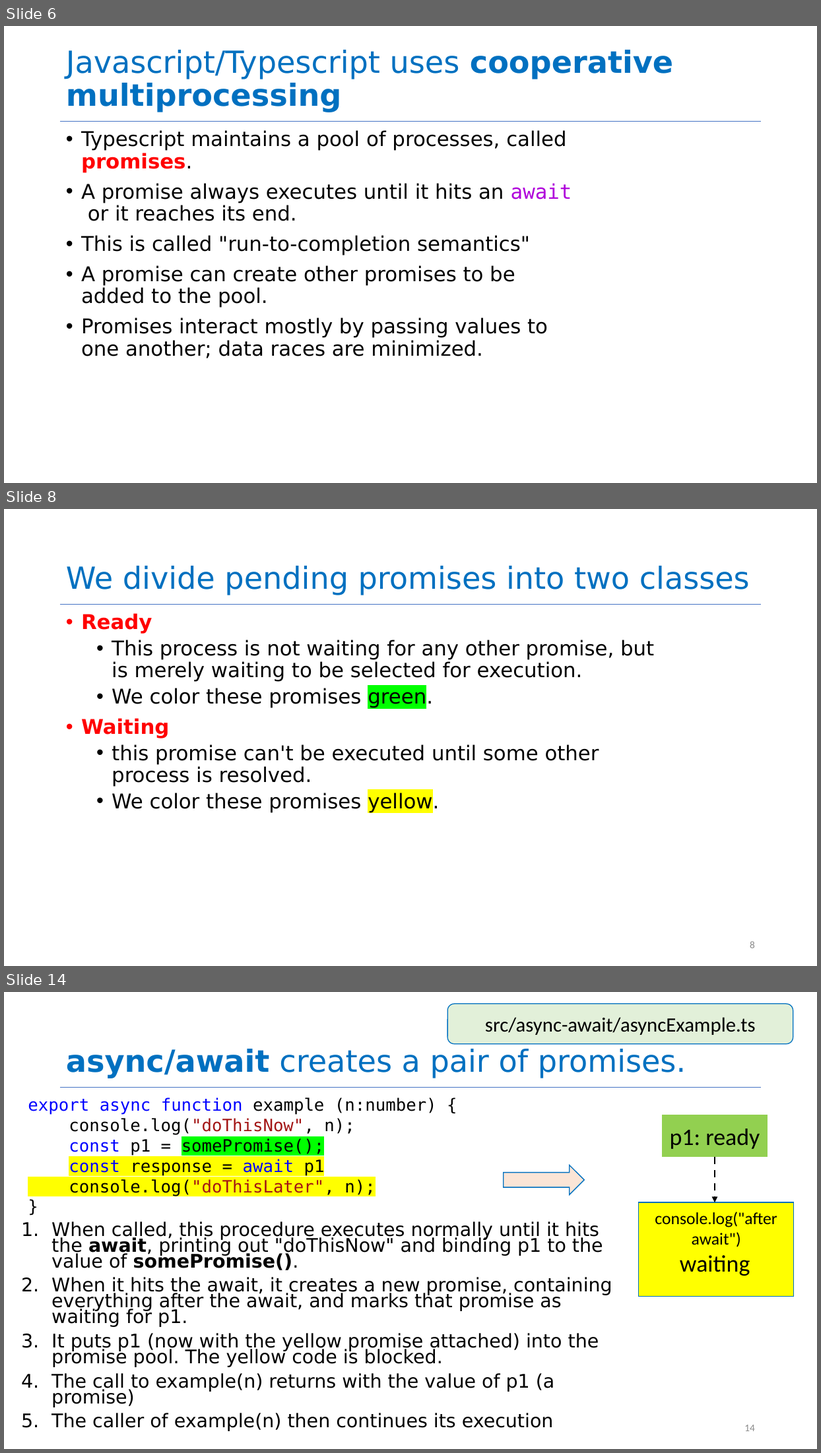
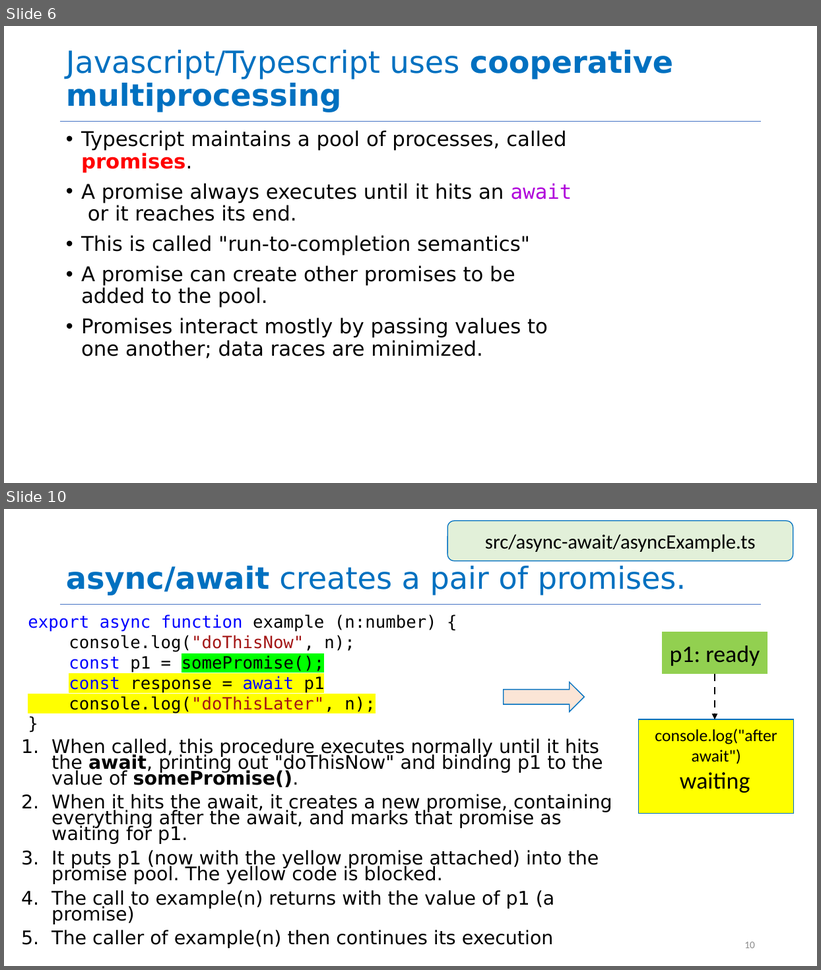
Before and after one commit to neu-se/CS4530-Fall-2024, a slide deck: Slides/Module 06 Concurrency Patterns in Typescript.pptx. Shown one above the other, each under a label of ours: slides 6, 8 and 14 before the commit, slides 6 and 10 after it; the slides between them are not shown. The pictures are 821x1453 and 821x970 pixels, drawn with LibreOffice and Linux fonts; fonts in the diff are those of the drawing. Boxes give left, top, right and bottom in pixels: in the first picture for what was removed or moved away, otherwise in the second. Text is boxed around its words. In the diff, an @@ line names an element or a change of style, - is before the commit and + after.

```diff
--- a/Slides/Module 06 Concurrency Patterns in Typescript.pptx
+++ b/Slides/Module 06 Concurrency Patterns in Typescript.pptx
@@ slide 8 removed at <box>4,509,817,966</box>, background #FFFFFF; not listed: 1 template element that a slide beside it also shows @@
@@ title removed at <box>66,566,750,595</box> @@
-We divide pending promises into two classes
@@ text removed at <box>81,613,654,813</box> @@
-• Ready
-  • This process is not waiting for any other promise, but is merely waiting to be selected for execution.
-  • We color these promises green.
-• Waiting
-  • this promise can't be executed until some other process is resolved.
-  • We color these promises yellow.
@@ page number removed at <box>750,941,755,949</box> @@
-8
@@ what was slide 14 is now slide 10 @@
@@ page number at <box>745,942,755,949</box>: text changed @@
-14
+10
```
Also in this commit, not shown: 5 slides changed, 2 slides added, 3 other slides removed, 1 other file.
